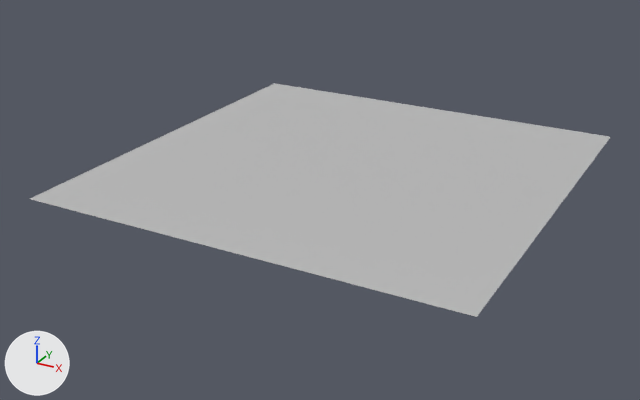
What one commit did to the FBX model Thomas Engine/Output/Assets/Plane.fbx.
Camera for both pictures: a 50 mm camera at (0.0927, -0.1815, 0.0799) aimed at (-0.0038, -0.006, -0.0079). Lighting does not change. The marker at lower left points along +X, +Y and +Z. Where no turn or scale is listed for an object, it has been applied to the vertices.
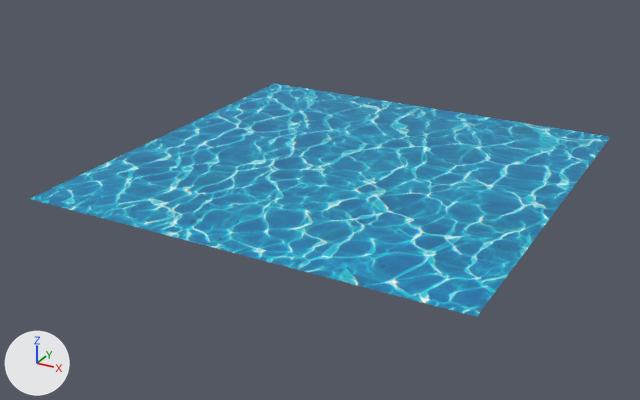
What changed in the scene script:
```text
Add img_water_png:
    img_water_png = load_image('water.png', 'water.png', 1500, 1500, 'sRGB')
Change mat_lambert2:
    remove mat_lambert2.base_color = (0.5, 0.5, 0.5)  # grey #bcbcbc
    add mat_lambert2.texture = img_water_png
```

Location of each change, [x1, y1, x2, y2] in pixels of the pictures (640 x 400 px):
'pPlane2', surface changed (grey to blue): [30, 83, 610, 317] in both
